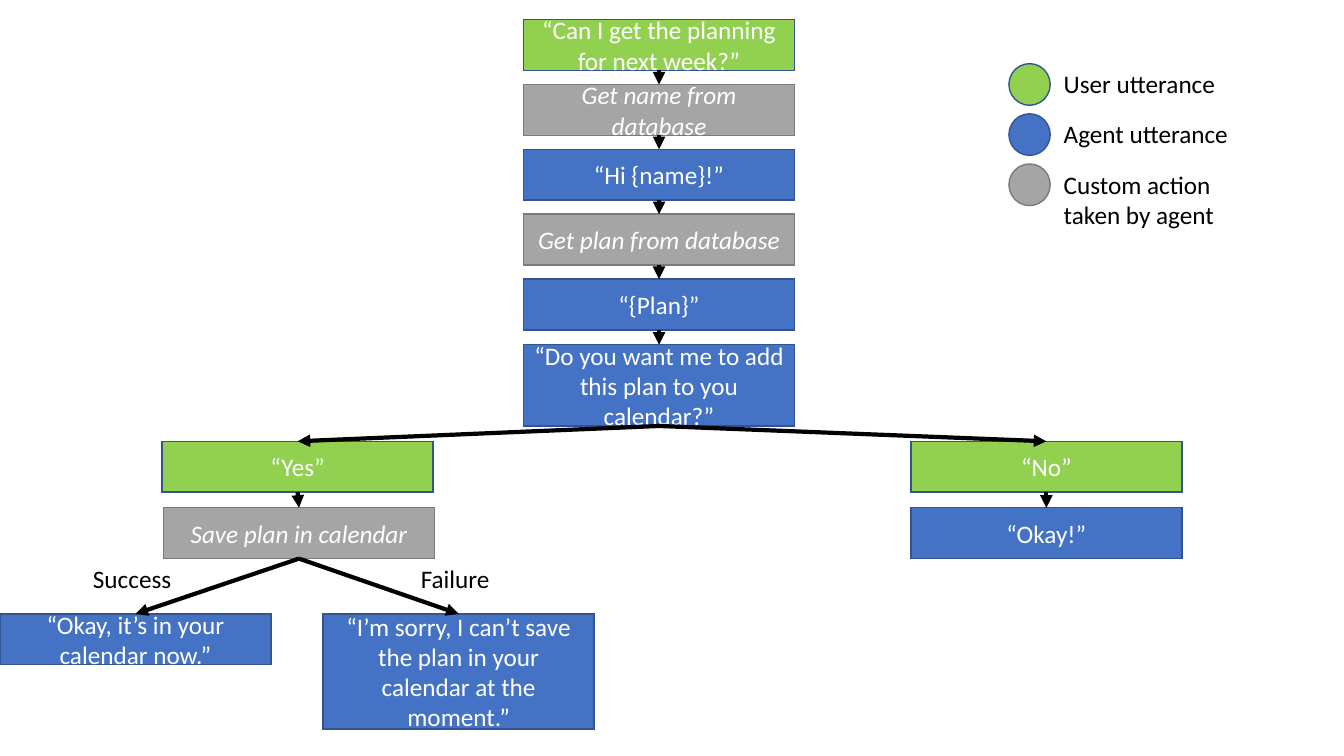
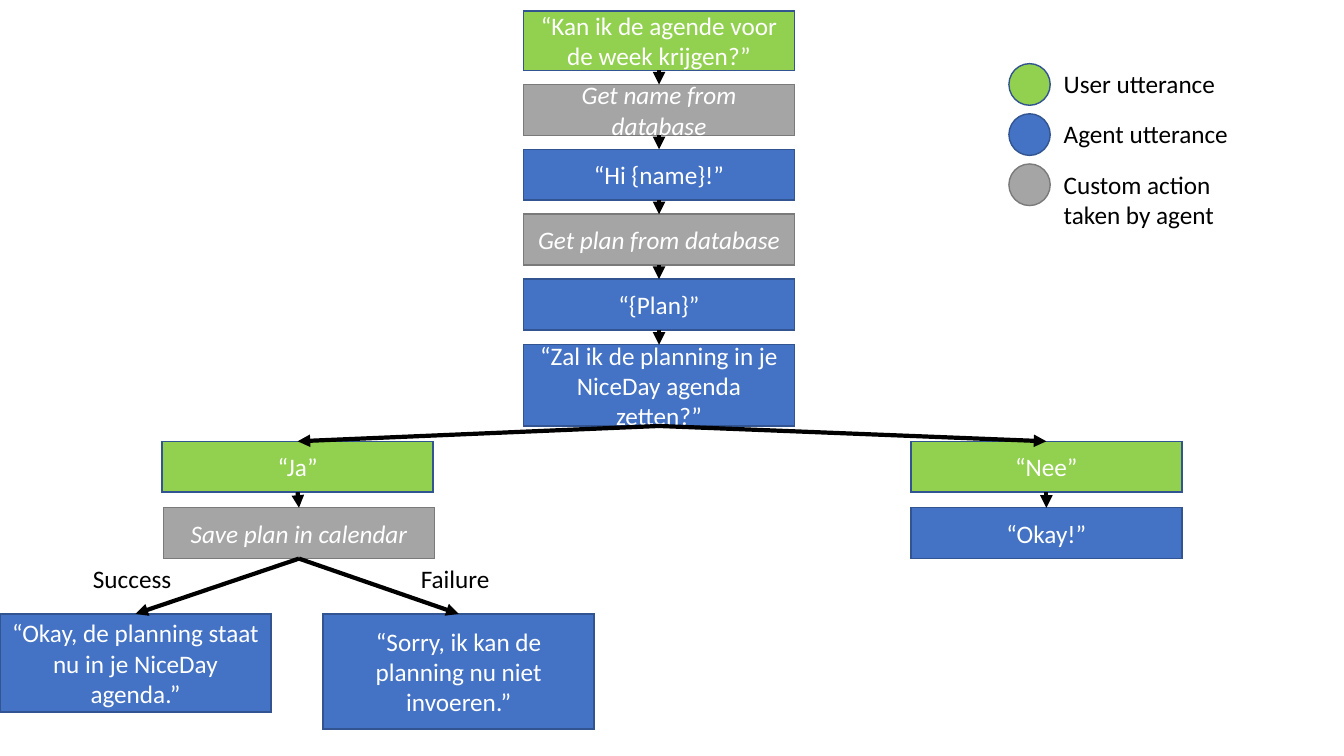
Before and after one commit to PerfectFit-project/virtual-coach-rasa, a slide deck: slide 1 of Rasa_Bot/Readme_Images/Dialog_Flow.pptx. Drawn at 1344x756 pixels with LibreOffice and Linux fonts; fonts in the diff are those of the drawing. Boxes give left, top, right and bottom in pixels: in the first picture for what was removed or moved away, otherwise in the second. Text is boxed around its words. In the diff, an @@ line names an element or a change of style, - is before the commit and + after.

```diff
--- a/Rasa_Bot/Readme_Images/Dialog_Flow.pptx
+++ b/Rasa_Bot/Readme_Images/Dialog_Flow.pptx
@@ rectangle "“Kan ik de agende voor ...": place and size @@
-rectangle "“Kan ik de agende voor ..." at bbox=[523, 19, 795, 70]
+rectangle "“Kan ik de agende voor ..." at bbox=[523, 11, 795, 71]
@@ text in rectangle at bbox=[541, 17, 776, 72]: text changed @@
-“Can I get the planning for next week?”
+“Kan ik de agende voor de week krijgen?”
@@ text in rectangle at bbox=[540, 344, 778, 432]: text changed @@
-“Do you want me to add this plan to you calendar?”
+“Zal ik de planning in je NiceDay agenda zetten?”
@@ text in rectangle at bbox=[278, 458, 318, 476]: text changed @@
-“Yes”
+“Ja”
@@ text in rectangle at bbox=[1015, 458, 1077, 476]: text changed @@
-“No”
+“Nee”
@@ rectangle "“Okay, de planning staat nu ...": place and size @@
-rectangle "“Okay, de planning staat nu ..." at bbox=[0, 614, 271, 664]
+rectangle "“Okay, de planning staat nu ..." at bbox=[0, 614, 271, 712]
@@ text in rectangle at bbox=[12, 624, 259, 708]: text changed @@
-“Okay, it’s in your calendar now.”
+“Okay, de planning staat nu in je NiceDay agenda.”
@@ text in rectangle at bbox=[376, 633, 542, 711]: text changed @@
-“I’m sorry, I can’t save the plan in your calendar at the moment.”
+“Sorry, ik kan de planning nu niet invoeren.”
```
Also in this commit, not shown: 4 other files.
